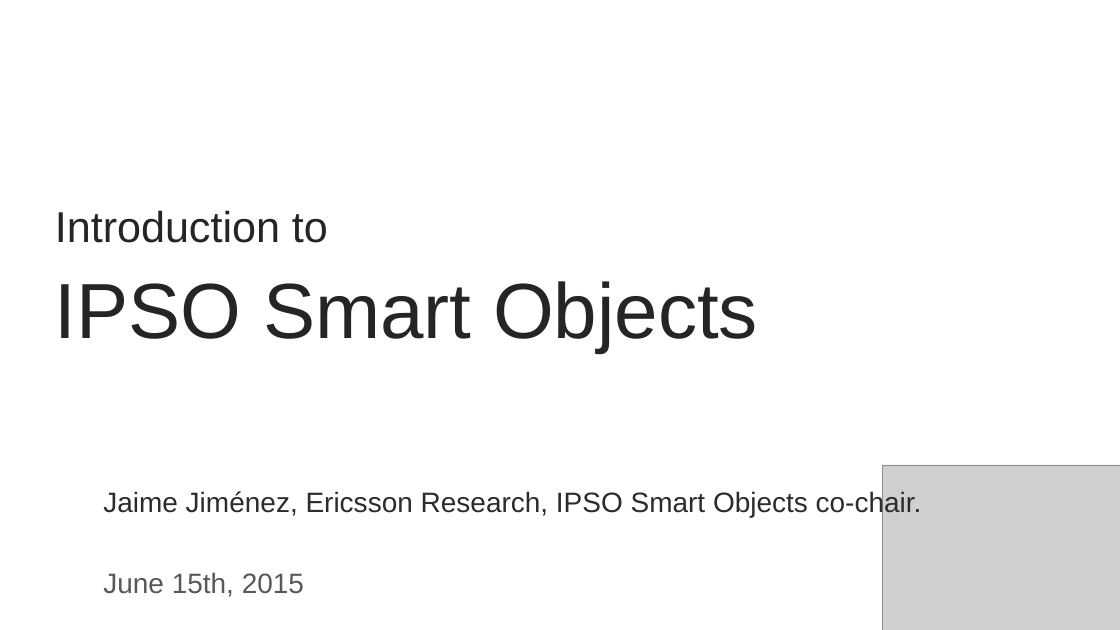
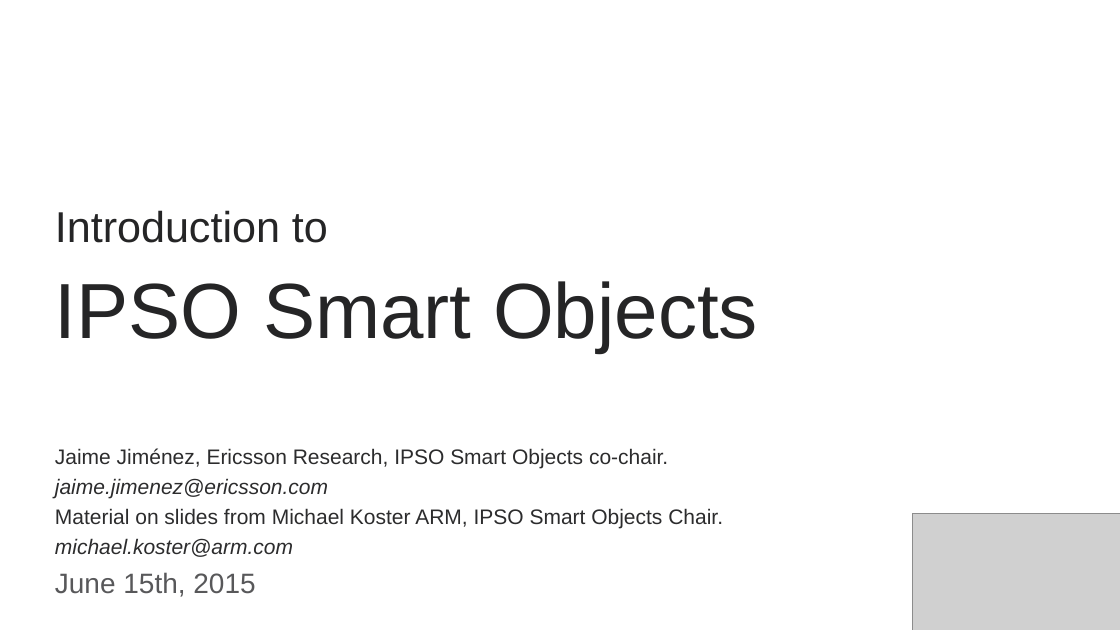
Before and after one commit to jaimejim/iot-playground, a slide deck: slide 1 of Documentation/IPSO_Intro_IOTWEEK.pptx. Drawn at 1120x630 pixels with LibreOffice and Linux fonts; fonts in the diff are those of the drawing; grey boxes stand for pictures; background and template pictures are left out. Boxes give left, top, right and bottom in pixels: in the first picture for what was removed or moved away, otherwise in the second. Text is boxed around its words. In the diff, an @@ line names an element or a change of style, - is before the commit and + after.

```diff
--- a/Documentation/IPSO_Intro_IOTWEEK.pptx
+++ b/Documentation/IPSO_Intro_IOTWEEK.pptx
@@ text "Jaime Jiménez, Ericsson Research, IPSO ...": place and size @@
-text "Jaime Jiménez, Ericsson Research, IPSO ..." at [103, 491, 922, 597]
+text "Jaime Jiménez, Ericsson Research, IPSO ..." at [55, 448, 723, 597]
@@ text at [55, 448, 668, 468]: size 24 to 18 pt in "Jaime Jiménez, Ericsson Research, IPSO Smart Objects ..." @@
@@ text at [55, 478, 723, 557]: paragraphs added @@
+jaime.jimenez@ericsson.com
+Material on slides from Michael Koster ARM, IPSO Smart Objects Chair.
+michael.koster@arm.com
@@ picture: place and size @@
-picture at [882, 465, 1120, 630]
+picture at [912, 513, 1120, 630]
```
Also in this commit, not shown: 3 other files.
